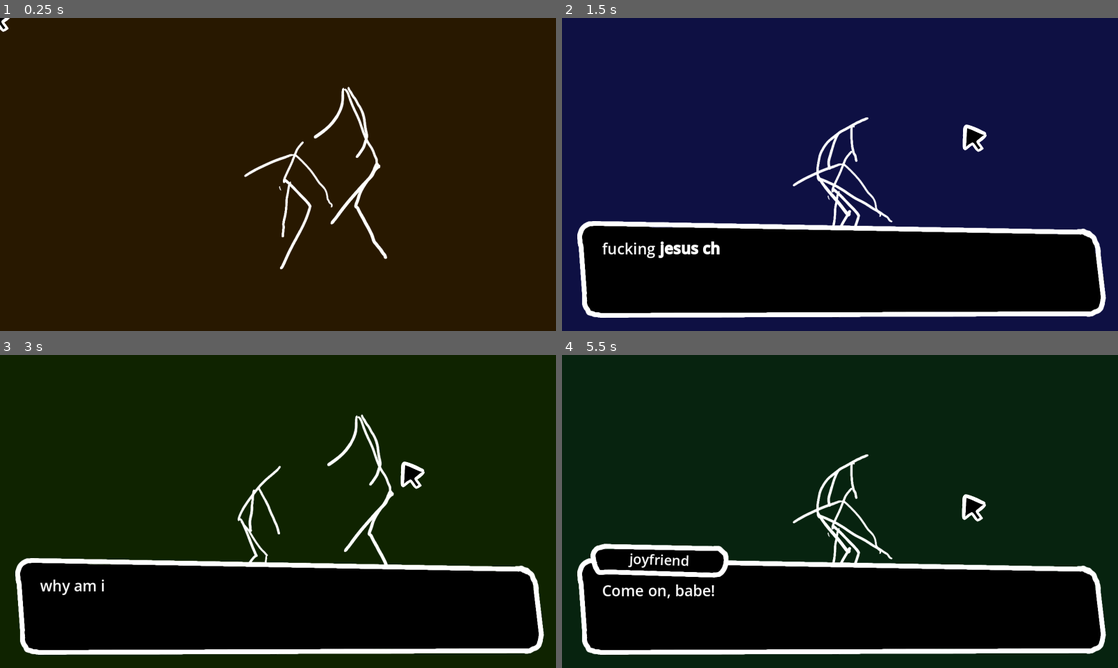
Above: before the commit, frames 1-4 (two rows, left to right).
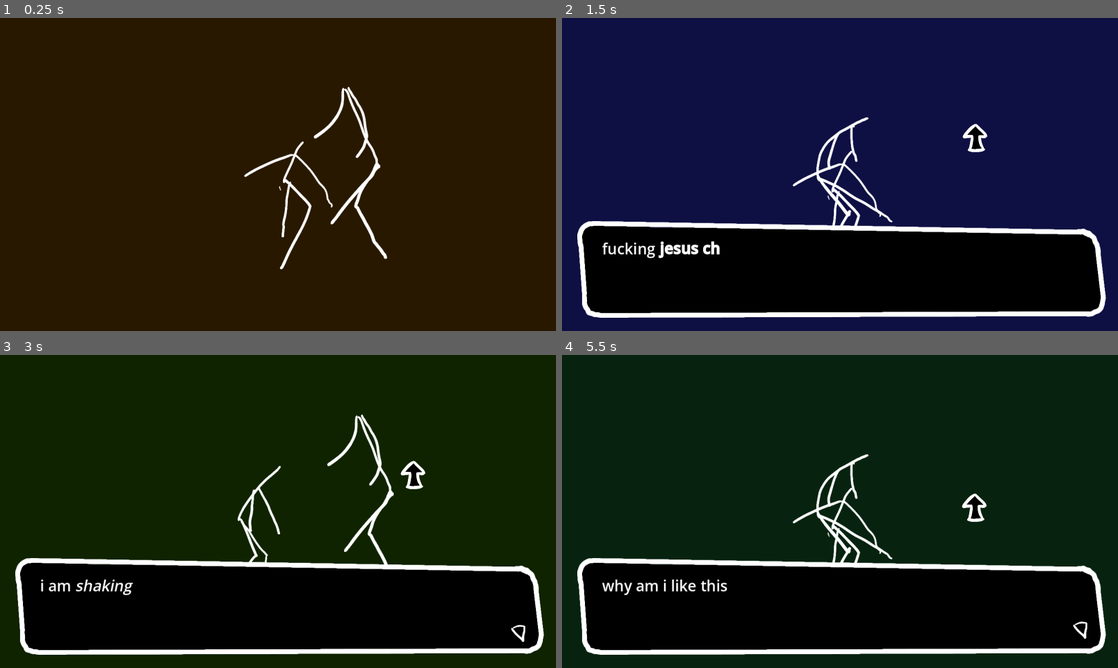
Above: after the commit, the same moments.

Repository: MarmadileManteater/Anxiety-Game
Game: Godot game, scene res://scenes/global/global.tscn
Same seed, same stepped clock (60 frames per second), same inputs: the game is played once before the commit and once after it.
Inputs (mouse positions are in pixels of both pictures, inside the frame that each line leads up to):
- Up to frame 1 (0.25 s): no input
- Up to frame 2 (1.5 s): click (840, 174) at 0.5 s; click (962, 124) at 1.27 s
- Up to frame 3 (3 s): click (278, 511) at 2 s; click (400, 461) at 2.77 s
- Up to frame 4 (5.5 s): click (840, 511) at 3.5 s; click (962, 461) at 4.27 s; move the mouse to (962, 495) at 5.02 s; click (962, 495) at 5.17 s

The runs differ from the first frame. In frame 1, less than 0.1% of the frame differs, in the area x 0-2%, y 0-5%; in frame 2, 0.2%; in frame 3, 0.6%; in frame 4, 2.8%, in the area x 5-95%, y 44-91%.

Commit message:
Seperate text box into own scene && add click zone

Diff:
--- /dev/null
+++ b/project/scenes/click_zone/click_zone.gd
@@ -0,0 +1,18 @@
+extends Button
+
+class_name ClickZone
+
+signal mouseover
+signal mouseoff
+signal clicked
+
+@export var direction: Helpers.Direction = Helpers.Direction.Up
+
+func pressed() -> void:
+	clicked.emit()
+
+func emit_over() -> void:
+	mouseover.emit(direction)
+
+func emit_off() -> void:
+	mouseoff.emit()
--- /dev/null
+++ b/project/scenes/click_zone/click_zone.tscn
@@ -0,0 +1,29 @@
+[gd_scene format=3 uid="uid://bp3qljsfgqwsw"]
+
+[ext_resource type="Script" uid="uid://dxhr61l1xsx7x" path="res://scenes/click_zone/click_zone.gd" id="1_6pey4"]
+
+[sub_resource type="StyleBoxEmpty" id="StyleBoxEmpty_0dxmq"]
+
+[sub_resource type="StyleBoxEmpty" id="StyleBoxEmpty_pt2l8"]
+
+[sub_resource type="StyleBoxEmpty" id="StyleBoxEmpty_orsvi"]
+
+[sub_resource type="StyleBoxEmpty" id="StyleBoxEmpty_ht0q6"]
+
+[sub_resource type="StyleBoxEmpty" id="StyleBoxEmpty_i54ly"]
+
+[node name="MouseDirection" type="Button" unique_id=624367828]
+offset_left = 826.0
+offset_top = 112.0
+offset_right = 1142.0
+offset_bottom = 416.0
+theme_override_styles/normal = SubResource("StyleBoxEmpty_0dxmq")
+theme_override_styles/pressed = SubResource("StyleBoxEmpty_pt2l8")
+theme_override_styles/hover = SubResource("StyleBoxEmpty_orsvi")
+theme_override_styles/disabled = SubResource("StyleBoxEmpty_ht0q6")
+theme_override_styles/focus = SubResource("StyleBoxEmpty_i54ly")
+script = ExtResource("1_6pey4")
+
+[connection signal="mouse_entered" from="." to="." method="emit_over"]
+[connection signal="mouse_exited" from="." to="." method="emit_off"]
+[connection signal="pressed" from="." to="." method="pressed"]
--- a/project/scenes/global/global.gd
+++ b/project/scenes/global/global.gd
@@ -4,11 +4,24 @@
 # Called when the node enters the scene tree for the first time.
 func _ready() -> void:
 	Input.set_mouse_mode(Input.MOUSE_MODE_HIDDEN)
+	Helpers.set_timeout(
+		func ():
+			$TextBox.display()
+	, 1, self)
+	$TextBox.line_started.connect(
+		func (index: int):
+			if index == 5:
+				$TextBox.set_title("joyfriend")
+			if index == 6:
+				$TextBox.clear_title()
+	)
 	pass # Replace with function body.
 
 func _input(event: InputEvent) -> void:
 
 	if event is InputEventMouseMotion:
+		if not $Cursor.visible:
+			$Cursor.show()
 		$Cursor.position = (event.position / 1.5) + Vector2(30, 30)
 
 
@@ -16,6 +29,23 @@
 func _process(delta: float) -> void:
 	pass
 
-
 func _on_click() -> void:
 	$TextBox.progress()
+
+
+func _on_mouse_exited() -> void:
+	$Cursor.hide()
+
+func _on_mouse_up() -> void:
+	$Cursor.play("up")
+
+func _on_mouse_neutral() -> void:
+	$Cursor.play("default")
+
+
+func _on_mouse_direction_mouseover(direction: Helpers.Direction) -> void:
+	$Cursor.play(Helpers.direction_to_string(direction))
+
+
+func _on_mouse_direction_mouseoff() -> void:
+	$Cursor.play("default")
--- a/project/scenes/global/global.tscn
+++ b/project/scenes/global/global.tscn
@@ -2,13 +2,10 @@
 
 [ext_resource type="PackedScene" uid="uid://btm8kv2ypw113" path="res://scenes/dancers/dancers.tscn" id="1_bhh4k"]
 [ext_resource type="Script" uid="uid://cc8eyxh5tw35i" path="res://scenes/global/global.gd" id="1_pt2l8"]
-[ext_resource type="Script" uid="uid://cob82v76rbjs0" path="res://scenes/global/text_box.gd" id="2_g0msn"]
-[ext_resource type="Texture2D" uid="uid://6bfb20rrswnl" path="res://assets/sprites/text-box/1.png" id="2_ts12r"]
-[ext_resource type="Texture2D" uid="uid://dh1ksghhhc5uq" path="res://assets/sprites/text-box/2.png" id="3_g0msn"]
-[ext_resource type="Texture2D" uid="uid://6iuxyyi7ngdj" path="res://assets/sprites/text-box/3.png" id="4_pt2l8"]
-[ext_resource type="Texture2D" uid="uid://yhd7a4o6fexe" path="res://assets/sprites/text-box/arrow.png" id="7_orsvi"]
-[ext_resource type="Texture2D" uid="uid://c80n1i65rcgec" path="res://assets/sprites/text-box/title.png" id="8_ht0q6"]
+[ext_resource type="PackedScene" uid="uid://bp3qljsfgqwsw" path="res://scenes/click_zone/click_zone.tscn" id="2_syux3"]
+[ext_resource type="PackedScene" uid="uid://ckyxxwa5kygcv" path="res://scenes/text_box/text_box.tscn" id="4_pt2l8"]
 [ext_resource type="Texture2D" uid="uid://n5q3o7nicgpq" path="res://assets/sprites/pointers/default.png" id="9_i54ly"]
+[ext_resource type="Texture2D" uid="uid://dunx76ct1eohg" path="res://assets/sprites/pointers/point-up.png" id="10_xsnr3"]
 
 [sub_resource type="StyleBoxEmpty" id="StyleBoxEmpty_0dxmq"]
 
@@ -19,6 +16,8 @@
 [sub_resource type="StyleBoxEmpty" id="StyleBoxEmpty_ht0q6"]
 
 [sub_resource type="StyleBoxEmpty" id="StyleBoxEmpty_i54ly"]
+
+[sub_resource type="StyleBoxEmpty" id="StyleBoxEmpty_xsnr3"]
 
 [sub_resource type="Animation" id="Animation_xi4fc"]
 length = 0.001
@@ -58,147 +57,32 @@
 &"modulate": SubResource("Animation_ww1v4")
 }
 
-[sub_resource type="AtlasTexture" id="AtlasTexture_i54ly"]
-atlas = ExtResource("4_pt2l8")
-region = Rect2(0, 0, 1298, 238)
+[sub_resource type="AtlasTexture" id="AtlasTexture_syux3"]
+atlas = ExtResource("9_i54ly")
+region = Rect2(0, 0, 132, 148)
 
-[sub_resource type="AtlasTexture" id="AtlasTexture_ht0q6"]
-atlas = ExtResource("3_g0msn")
-region = Rect2(0, 0, 1298, 238)
+[sub_resource type="AtlasTexture" id="AtlasTexture_ntruc"]
+atlas = ExtResource("10_xsnr3")
+region = Rect2(0, 0, 132, 148)
 
-[sub_resource type="AtlasTexture" id="AtlasTexture_orsvi"]
-atlas = ExtResource("2_ts12r")
-region = Rect2(0, 0, 1298, 238)
-
-[sub_resource type="SpriteFrames" id="SpriteFrames_0dxmq"]
+[sub_resource type="SpriteFrames" id="SpriteFrames_6wcjf"]
 animations = [{
 "frames": [{
 "duration": 1.0,
-"texture": SubResource("AtlasTexture_i54ly")
+"texture": SubResource("AtlasTexture_syux3")
 }],
 "loop": 0,
 "name": &"default",
-"speed": 9.0
+"speed": 5.0
 }, {
 "frames": [{
 "duration": 1.0,
-"texture": SubResource("AtlasTexture_i54ly")
-}, {
-"duration": 1.0,
-"texture": SubResource("AtlasTexture_ht0q6")
-}, {
-"duration": 1.0,
-"texture": SubResource("AtlasTexture_orsvi")
+"texture": SubResource("AtlasTexture_ntruc")
 }],
 "loop": 0,
-"name": &"hide",
-"speed": 15.0
-}, {
-"frames": [{
-"duration": 1.0,
-"texture": SubResource("AtlasTexture_orsvi")
-}, {
-"duration": 1.0,
-"texture": SubResource("AtlasTexture_ht0q6")
-}, {
-"duration": 1.0,
-"texture": SubResource("AtlasTexture_i54ly")
-}],
-"loop": 0,
-"name": &"show",
-"speed": 15.0
+"name": &"up",
+"speed": 5.0
 }]
-
-[sub_resource type="Animation" id="Animation_i54ly"]
-length = 0.001
-tracks/0/type = "value"
-tracks/0/imported = false
-tracks/0/enabled = true
-tracks/0/path = NodePath("Label:position")
-tracks/0/interp = 1
-tracks/0/loop_wrap = true
-tracks/0/keys = {
-"times": PackedFloat32Array(0),
-"transitions": PackedFloat32Array(1),
-"update": 0,
-"values": [Vector2(-588, -77)]
-}
-
-[sub_resource type="Animation" id="Animation_xsnr3"]
-resource_name = "no_title"
-length = 0.001
-tracks/0/type = "value"
-tracks/0/imported = false
-tracks/0/enabled = true
-tracks/0/path = NodePath("Label:position")
-tracks/0/interp = 1
-tracks/0/loop_wrap = true
-tracks/0/keys = {
-"times": PackedFloat32Array(0),
-"transitions": PackedFloat32Array(1),
-"update": 0,
-"values": [Vector2(-588, -77)]
-}
-
-[sub_resource type="Animation" id="Animation_syux3"]
-resource_name = "title"
-length = 0.001
-tracks/0/type = "value"
-tracks/0/imported = false
-tracks/0/enabled = true
-tracks/0/path = NodePath("Label:position")
-tracks/0/interp = 1
-tracks/0/loop_wrap = true
-tracks/0/keys = {
-"times": PackedFloat32Array(0),
-"transitions": PackedFloat32Array(1),
-"update": 0,
-"values": [Vector2(-588, -65)]
-}
-
-[sub_resource type="AnimationLibrary" id="AnimationLibrary_ntruc"]
-_data = {
-&"RESET": SubResource("Animation_i54ly"),
-&"no_title": SubResource("Animation_xsnr3"),
-&"title": SubResource("Animation_syux3")
-}
-
-[sub_resource type="Animation" id="Animation_orsvi"]
-length = 0.001
-tracks/0/type = "value"
-tracks/0/imported = false
-tracks/0/enabled = true
-tracks/0/path = NodePath(".:position")
-tracks/0/interp = 1
-tracks/0/loop_wrap = true
-tracks/0/keys = {
-"times": PackedFloat32Array(0),
-"transitions": PackedFloat32Array(1),
-"update": 0,
-"values": [Vector2(586, 66)]
-}
-
-[sub_resource type="Animation" id="Animation_ht0q6"]
-resource_name = "bob"
-loop_mode = 1
-tracks/0/type = "value"
-tracks/0/imported = false
-tracks/0/enabled = true
-tracks/0/path = NodePath(".:position")
-tracks/0/interp = 1
-tracks/0/loop_wrap = true
-tracks/0/keys = {
-"times": PackedFloat32Array(0, 0.5, 1),
-"transitions": PackedFloat32Array(1, 1, 1),
-"update": 1,
-"values": [Vector2(586, 66), Vector2(586, 58), Vector2(586, 66)]
-}
-
-[sub_resource type="AnimationLibrary" id="AnimationLibrary_i54ly"]
-_data = {
-&"RESET": SubResource("Animation_orsvi"),
-&"bob": SubResource("Animation_ht0q6")
-}
 
 [node name="Node2D" type="Node2D" unique_id=1004355027]
 script = ExtResource("1_pt2l8")
@@ -212,6 +96,15 @@
 theme_override_styles/disabled = SubResource("StyleBoxEmpty_ht0q6")
 theme_override_styles/focus = SubResource("StyleBoxEmpty_i54ly")
 
+[node name="ClickZone" parent="." unique_id=624367828 instance=ExtResource("2_syux3")]
+
+[node name="PanelContainer" type="PanelContainer" parent="." unique_id=375032297]
+offset_left = 898.0
+offset_top = 147.0
+offset_right = 1138.0
+offset_bottom = 375.0
+theme_override_styles/panel = SubResource("StyleBoxEmpty_xsnr3")
+
 [node name="Background" type="Polygon2D" parent="." unique_id=306650132]
 self_modulate = Color(0.21291032, 0.04955011, 0, 1)
 polygon = PackedVector2Array(-135, -69, 1535, -135, 1564, 828, -206, 846)
@@ -224,74 +117,24 @@
 [node name="Dancers" parent="." unique_id=213943213 instance=ExtResource("1_bhh4k")]
 position = Vector2(106, 85)
 
-[node name="TextBox" type="Node2D" parent="." unique_id=1489858441]
+[node name="TextBox" parent="." unique_id=2128977019 instance=ExtResource("4_pt2l8")]
 position = Vector2(686, 617)
-script = ExtResource("2_g0msn")
 text = PackedStringArray("fucking [b]jesus christ[/b]", "i am [i]shaking[/i]", "why am i like this", "i ASKED for this", "i WANTED to be here", "Come on, babe!\\nI wanna check this place out before the show starts!", ". . . ", "[color=#bbbbbb]I can do this.[/color]")
 
-[node name="Sprite" type="AnimatedSprite2D" parent="TextBox" unique_id=997724902]
+[node name="Cursor" type="AnimatedSprite2D" parent="." unique_id=1113328815]
 visible = false
-sprite_frames = SubResource("SpriteFrames_0dxmq")
-animation = &"hide"
-
-[node name="Label" type="RichTextLabel" parent="TextBox" unique_id=1092447999]
-visible = false
-offset_left = -588.0
-offset_top = -77.0
-offset_right = 607.0
-offset_bottom = 76.0
-theme_override_font_sizes/normal_font_size = 37
-theme_override_font_sizes/bold_font_size = 37
-theme_override_font_sizes/bold_italics_font_size = 37
-theme_override_font_sizes/italics_font_size = 37
-theme_override_font_sizes/mono_font_size = 37
-bbcode_enabled = true
-scroll_active = false
-
-[node name="AnimationPlayer" type="AnimationPlayer" parent="TextBox/Label" unique_id=1775860439]
-root_node = NodePath("../..")
-libraries/ = SubResource("AnimationLibrary_ntruc")
-
-[node name="Arrow" type="Sprite2D" parent="TextBox" unique_id=1669343497]
-visible = false
-position = Vector2(586, 66)
-texture = ExtResource("7_orsvi")
-
-[node name="AnimationPlayer" type="AnimationPlayer" parent="TextBox/Arrow" unique_id=1483492899]
-libraries/ = SubResource("AnimationLibrary_i54ly")
-autoplay = &"bob"
-
-[node name="TitleSprite" type="Sprite2D" parent="TextBox" unique_id=30989945]
-visible = false
-position = Vector2(-447, -112)
-texture = ExtResource("8_ht0q6")
-
-[node name="Label" type="RichTextLabel" parent="TextBox/TitleSprite" unique_id=549107948]
-offset_left = -150.0
-offset_top = -32.0
-offset_right = 152.0
-offset_bottom = 27.0
-rotation = 0.034906585
-theme_override_font_sizes/normal_font_size = 34
-theme_override_font_sizes/bold_font_size = 34
-theme_override_font_sizes/bold_italics_font_size = 34
-theme_override_font_sizes/italics_font_size = 34
-theme_override_font_sizes/mono_font_size = 34
-bbcode_enabled = true
-text = "some dude"
-scroll_active = false
-horizontal_alignment = 1
-
-[node name="Cursor" type="Sprite2D" parent="." unique_id=186264653]
 texture_filter = 6
 scale = Vector2(0.5, 0.5)
-texture = ExtResource("9_i54ly")
+sprite_frames = SubResource("SpriteFrames_6wcjf")
+autoplay = "default"
 
 [node name="Camera2D" type="Camera2D" parent="." unique_id=1127170600]
 position = Vector2(682, 384)
 zoom = Vector2(1.5, 1.5)
 
+[connection signal="mouse_exited" from="Button" to="." method="_on_mouse_exited"]
 [connection signal="pressed" from="Button" to="." method="_on_click"]
-[connection signal="gui_input" from="TextBox/Label" to="TextBox" method="_on_label_gui_input"]
-[connection signal="gui_input" from="TextBox/Label" to="TextBox" method="_on_gui_input"]
-[connection signal="gui_input" from="TextBox/TitleSprite/Label" to="TextBox" method="_on_gui_input"]
+[connection signal="mouseoff" from="ClickZone" to="." method="_on_mouse_direction_mouseoff"]
+[connection signal="mouseover" from="ClickZone" to="." method="_on_mouse_direction_mouseover"]
+[connection signal="mouse_entered" from="PanelContainer" to="." method="_on_mouse_up"]
+[connection signal="mouse_exited" from="PanelContainer" to="." method="_on_mouse_neutral"]
--- a/project/scenes/global/text_box.gd
+++ b/project/scenes/text_box/text_box.gd
@@ -27,18 +27,6 @@
 	label_animation_player = $Label/AnimationPlayer
 	title_sprite = $TitleSprite
 	title_label = $TitleSprite/Label
-
-	Helpers.set_timeout(
-		func ():
-			display()
-	, 1, self)
-	line_started.connect(
-		func (index: int):
-			if index == 5:
-				set_title("joyfriend")
-			if index == 6:
-				clear_title()
-	)
 
 func display() -> void:
 	sprite.show()
--- /dev/null
+++ b/project/scenes/text_box/text_box.tscn
@@ -0,0 +1,210 @@
+[gd_scene format=3 uid="uid://ckyxxwa5kygcv"]
+
+[ext_resource type="Script" uid="uid://cob82v76rbjs0" path="res://scenes/text_box/text_box.gd" id="1_um34n"]
+[ext_resource type="Texture2D" uid="uid://6iuxyyi7ngdj" path="res://assets/sprites/text-box/3.png" id="2_20bxf"]
+[ext_resource type="Texture2D" uid="uid://dh1ksghhhc5uq" path="res://assets/sprites/text-box/2.png" id="3_1tfoi"]
+[ext_resource type="Texture2D" uid="uid://6bfb20rrswnl" path="res://assets/sprites/text-box/1.png" id="4_lgus7"]
+[ext_resource type="Texture2D" uid="uid://yhd7a4o6fexe" path="res://assets/sprites/text-box/arrow.png" id="5_wg0r1"]
+[ext_resource type="Texture2D" uid="uid://c80n1i65rcgec" path="res://assets/sprites/text-box/title.png" id="6_o50fc"]
+
+[sub_resource type="AtlasTexture" id="AtlasTexture_i54ly"]
+atlas = ExtResource("2_20bxf")
+region = Rect2(0, 0, 1298, 238)
+
+[sub_resource type="AtlasTexture" id="AtlasTexture_ht0q6"]
+atlas = ExtResource("3_1tfoi")
+region = Rect2(0, 0, 1298, 238)
+
+[sub_resource type="AtlasTexture" id="AtlasTexture_orsvi"]
+atlas = ExtResource("4_lgus7")
+region = Rect2(0, 0, 1298, 238)
+
+[sub_resource type="SpriteFrames" id="SpriteFrames_0dxmq"]
+animations = [{
+"frames": [{
+"duration": 1.0,
+"texture": SubResource("AtlasTexture_i54ly")
+}],
+"loop": 0,
+"name": &"default",
+"speed": 9.0
+}, {
+"frames": [{
+"duration": 1.0,
+"texture": SubResource("AtlasTexture_i54ly")
+}, {
+"duration": 1.0,
+"texture": SubResource("AtlasTexture_ht0q6")
+}, {
+"duration": 1.0,
+"texture": SubResource("AtlasTexture_orsvi")
+}],
+"loop": 0,
+"name": &"hide",
+"speed": 15.0
+}, {
+"frames": [{
+"duration": 1.0,
+"texture": SubResource("AtlasTexture_orsvi")
+}, {
+"duration": 1.0,
+"texture": SubResource("AtlasTexture_ht0q6")
+}, {
+"duration": 1.0,
+"texture": SubResource("AtlasTexture_i54ly")
+}],
+"loop": 0,
+"name": &"show",
+"speed": 15.0
+}]
+
+[sub_resource type="Animation" id="Animation_i54ly"]
+length = 0.001
+tracks/0/type = "value"
+tracks/0/imported = false
+tracks/0/enabled = true
+tracks/0/path = NodePath("Label:position")
+tracks/0/interp = 1
+tracks/0/loop_wrap = true
+tracks/0/keys = {
+"times": PackedFloat32Array(0),
+"transitions": PackedFloat32Array(1),
+"update": 0,
+"values": [Vector2(-588, -77)]
+}
+
+[sub_resource type="Animation" id="Animation_xsnr3"]
+resource_name = "no_title"
+length = 0.001
+tracks/0/type = "value"
+tracks/0/imported = false
+tracks/0/enabled = true
+tracks/0/path = NodePath("Label:position")
+tracks/0/interp = 1
+tracks/0/loop_wrap = true
+tracks/0/keys = {
+"times": PackedFloat32Array(0),
+"transitions": PackedFloat32Array(1),
+"update": 0,
+"values": [Vector2(-588, -77)]
+}
+
+[sub_resource type="Animation" id="Animation_syux3"]
+resource_name = "title"
+length = 0.001
+tracks/0/type = "value"
+tracks/0/imported = false
+tracks/0/enabled = true
+tracks/0/path = NodePath("Label:position")
+tracks/0/interp = 1
+tracks/0/loop_wrap = true
+tracks/0/keys = {
+"times": PackedFloat32Array(0),
+"transitions": PackedFloat32Array(1),
+"update": 0,
+"values": [Vector2(-588, -65)]
+}
+
+[sub_resource type="AnimationLibrary" id="AnimationLibrary_ntruc"]
+_data = {
+&"RESET": SubResource("Animation_i54ly"),
+&"no_title": SubResource("Animation_xsnr3"),
+&"title": SubResource("Animation_syux3")
+}
+
+[sub_resource type="Animation" id="Animation_orsvi"]
+length = 0.001
+tracks/0/type = "value"
+tracks/0/imported = false
+tracks/0/enabled = true
+tracks/0/path = NodePath(".:position")
+tracks/0/interp = 1
+tracks/0/loop_wrap = true
+tracks/0/keys = {
+"times": PackedFloat32Array(0),
+"transitions": PackedFloat32Array(1),
+"update": 0,
+"values": [Vector2(586, 66)]
+}
+
+[sub_resource type="Animation" id="Animation_ht0q6"]
+resource_name = "bob"
+loop_mode = 1
+tracks/0/type = "value"
+tracks/0/imported = false
+tracks/0/enabled = true
+tracks/0/path = NodePath(".:position")
+tracks/0/interp = 1
+tracks/0/loop_wrap = true
+tracks/0/keys = {
+"times": PackedFloat32Array(0, 0.5, 1),
+"transitions": PackedFloat32Array(1, 1, 1),
+"update": 1,
+"values": [Vector2(586, 66), Vector2(586, 58), Vector2(586, 66)]
+}
+
+[sub_resource type="AnimationLibrary" id="AnimationLibrary_i54ly"]
+_data = {
+&"RESET": SubResource("Animation_orsvi"),
+&"bob": SubResource("Animation_ht0q6")
+}
+
+[node name="TextBox" type="Node2D" unique_id=2128977019]
+script = ExtResource("1_um34n")
+
+[node name="Sprite" type="AnimatedSprite2D" parent="." unique_id=1439722699]
+visible = false
+sprite_frames = SubResource("SpriteFrames_0dxmq")
+animation = &"hide"
+
+[node name="Label" type="RichTextLabel" parent="." unique_id=1030613350]
+visible = false
+offset_left = -588.0
+offset_top = -77.0
+offset_right = 607.0
+offset_bottom = 76.0
+theme_override_font_sizes/normal_font_size = 37
+theme_override_font_sizes/bold_font_size = 37
+theme_override_font_sizes/bold_italics_font_size = 37
+theme_override_font_sizes/italics_font_size = 37
+theme_override_font_sizes/mono_font_size = 37
+bbcode_enabled = true
+scroll_active = false
+
+[node name="AnimationPlayer" type="AnimationPlayer" parent="Label" unique_id=390125311]
+root_node = NodePath("../..")
+libraries/ = SubResource("AnimationLibrary_ntruc")
+
+[node name="Arrow" type="Sprite2D" parent="." unique_id=1547876363]
+visible = false
+position = Vector2(586, 66)
+texture = ExtResource("5_wg0r1")
+
+[node name="AnimationPlayer" type="AnimationPlayer" parent="Arrow" unique_id=438941582]
+libraries/ = SubResource("AnimationLibrary_i54ly")
+autoplay = &"bob"
+
+[node name="TitleSprite" type="Sprite2D" parent="." unique_id=1142455942]
+visible = false
+position = Vector2(-447, -112)
+texture = ExtResource("6_o50fc")
+
+[node name="Label" type="RichTextLabel" parent="TitleSprite" unique_id=661406347]
+offset_left = -150.0
+offset_top = -32.0
+offset_right = 152.0
+offset_bottom = 27.0
+rotation = 0.034906585
+theme_override_font_sizes/normal_font_size = 34
+theme_override_font_sizes/bold_font_size = 34
+theme_override_font_sizes/bold_italics_font_size = 34
+theme_override_font_sizes/italics_font_size = 34
+theme_override_font_sizes/mono_font_size = 34
+bbcode_enabled = true
+text = "some dude"
+scroll_active = false
+horizontal_alignment = 1
+
+[connection signal="gui_input" from="Label" to="." method="_on_label_gui_input"]
+[connection signal="gui_input" from="Label" to="." method="_on_gui_input"]
+[connection signal="gui_input" from="TitleSprite/Label" to="." method="_on_gui_input"]
--- a/project/scripts/helpers.gd
+++ b/project/scripts/helpers.gd
@@ -1,5 +1,11 @@
 
 class_name Helpers
+
+enum Direction { Up , Down, Left, Right }
+const string_directions = ["up", "down", "left", "right"]
+
+static func direction_to_string(direction: Direction) -> String:
+	return string_directions[direction]
 
 static func clear_interval(timer: Timer):
 	timer.get_parent().remove_child(timer)
Binary file added: project/assets/sprites/pointers/point-up.png
Not shown, added: project/assets/sprites/pointers/point-up.png.import
Not shown, added: project/scenes/click_zone/click_zone.gd.uid
Renamed: project/scenes/global/text_box.gd.uid -> project/scenes/text_box/text_box.gd.uid
